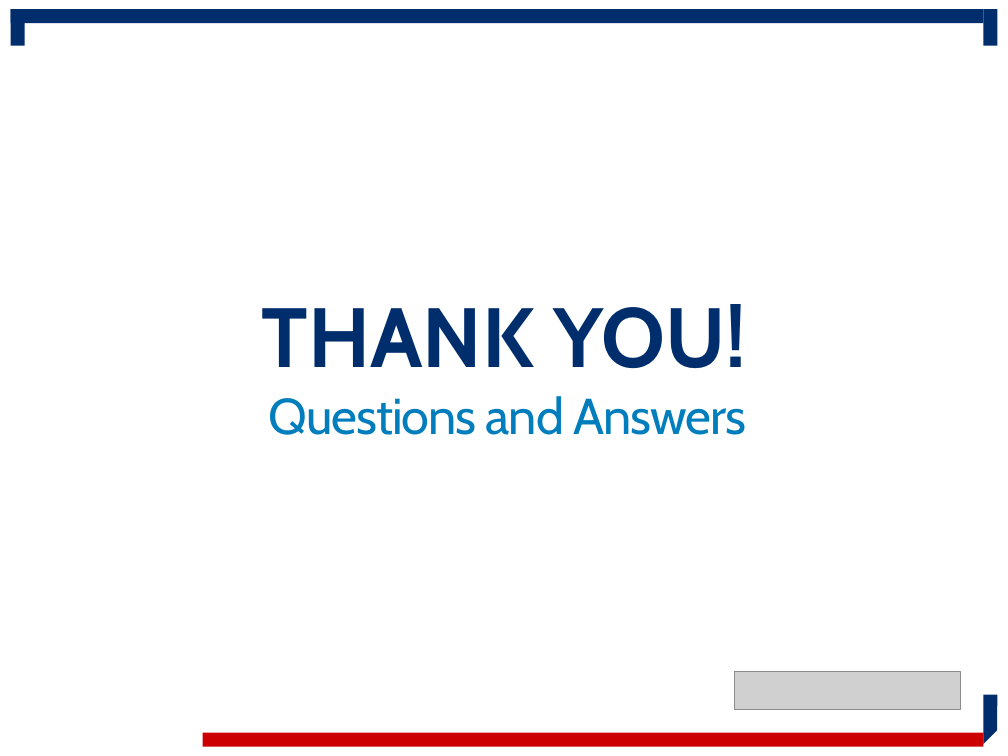
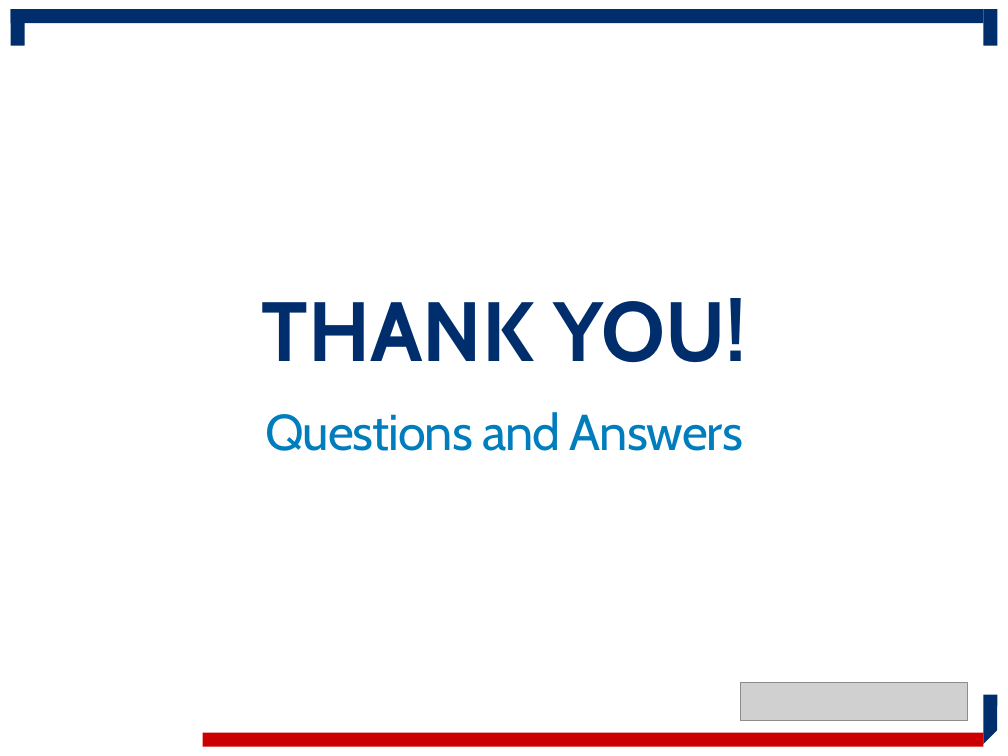
Before and after one commit to USSBA/brand, a slide deck: slide 36 of assets/sba/resource-partners/WOSB-ProgramOverview.pptx (slide 22 before the commit). Drawn at 1008x756 pixels with LibreOffice and Linux fonts; fonts in the diff are those of the drawing; grey boxes stand for pictures; background and template pictures are left out. Boxes give left, top, right and bottom in pixels: in the first picture for what was removed or moved away, otherwise in the second. Text is boxed around its words. In the diff, an @@ line names an element or a change of style, - is before the commit and + after.

```diff
--- a/assets/sba/resource-partners/WOSB-ProgramOverview.pptx
+++ b/assets/sba/resource-partners/WOSB-ProgramOverview.pptx
@@ text "THANK YOU!": place and size @@
-text "THANK YOU!" at bbox=[262, 304, 746, 368]
+text "THANK YOU!" at bbox=[262, 298, 746, 362]
@@ title "Questions and Answers": place and size @@
-title "Questions and Answers" at bbox=[269, 396, 746, 435]
+title "Questions and Answers" at bbox=[265, 412, 743, 451]
@@ title "Questions and Answers" at bbox=[265, 412, 743, 451]: line spacing 45pt to 0.9; vertical alignment bottom to top @@
@@ picture: place and size @@
-picture at bbox=[734, 671, 961, 709]
+picture at bbox=[741, 682, 968, 720]
```
Also in this commit, not shown: 13 other slides changed, 21 slides added, 7 slides removed, 1 other file.
